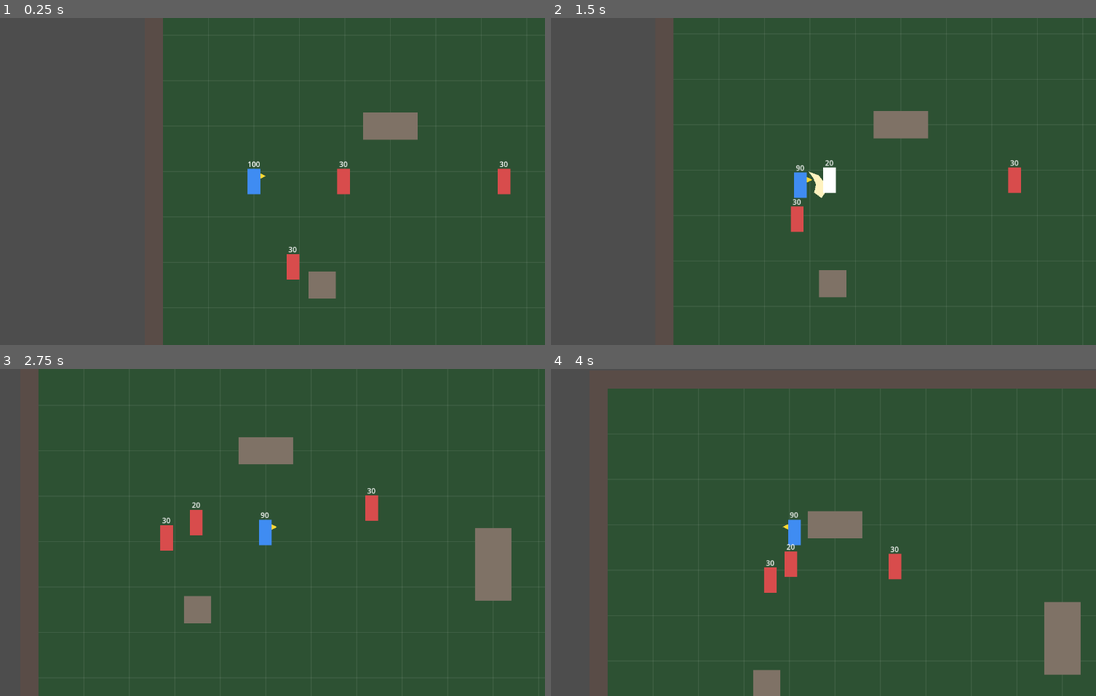
Above: before the commit, frames 1-4 (two rows, left to right).
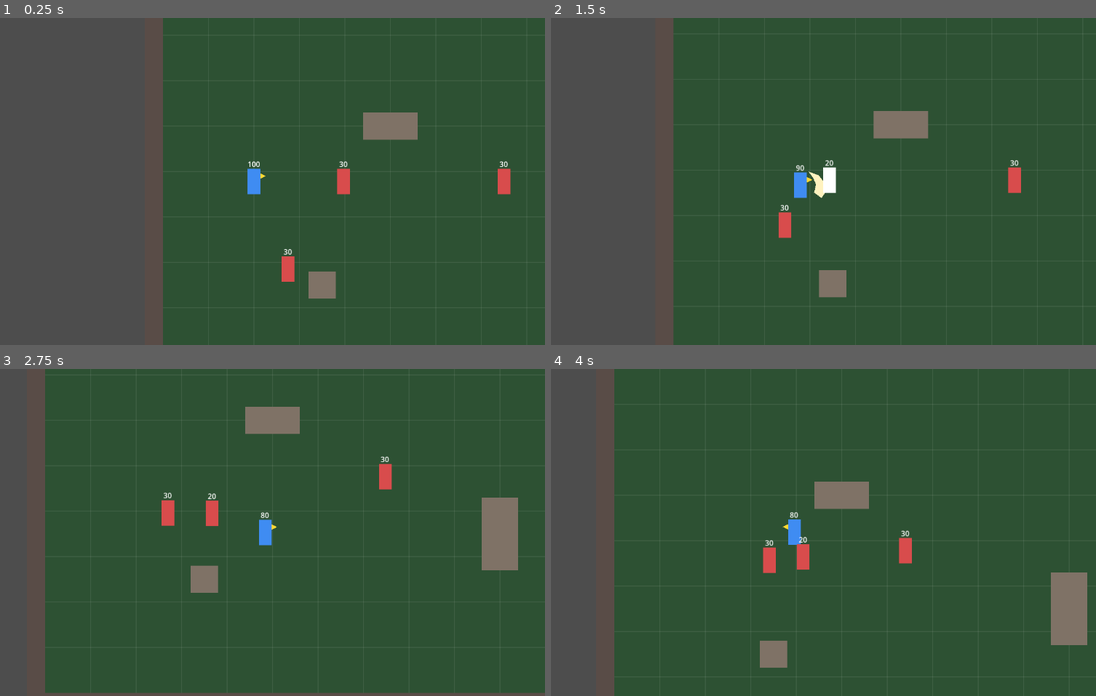
Above: after the commit, the same moments.

Repository: knc219-a11y/second-game
Game: Godot game, scene res://scenes/test_map.tscn
Same seed, same stepped clock (60 frames per second), same inputs: the game is played once before the commit and once after it.
Inputs (mouse positions are in pixels of both pictures, inside the frame that each line leads up to):
- Up to frame 1 (0.25 s): no input
- Up to frame 2 (1.5 s): move the mouse to (932, 165) at 0.52 s; hold D (move_right) 0.53-1.28 s; click (932, 165) at 0.6 s; move the mouse to (687, 197) at 1.27 s; hold S (move_down) from 1.28 s (still down); click (687, 197) at 1.35 s
- Up to frame 3 (2.75 s): move the mouse to (310, 460) at 2.02 s; release S (move_down) at 2.03 s; hold D (move_right) from 2.03 s (still down); tap Space (roll) at 2.1 s; click (310, 460) at 2.3 s
- Up to frame 4 (4 s): move the mouse to (774, 597) at 2.77 s; release D (move_right) at 2.78 s; hold W (move_up) 2.78-3.53 s; click (774, 597) at 2.85 s; move the mouse to (981, 581) at 3.52 s; hold A (move_left) from 3.53 s (still down); click (981, 581) at 3.6 s

The runs differ from the first frame. In frame 1, 0.2% of the frame differs, in the area x 51-56%, y 70-81%; in frame 2, 0.4%; in frame 3, 7.3%; in frame 4, 12%, in the area x 10-100%, y 0-100%.

Commit message:
Enemy: take the free side or queue behind instead of crowding
When a closer enemy already holds this side's spot beside the Player, an
enemy walks round (passing above/below the Player) to the other side if
nobody holds it, otherwise waits queue_spacing px behind the one ahead.

Co-Authored-By: Claude Opus 5.5 (1M context) <noreply@anthropic.com>
Claude-Session: https://claude.ai/code/session_01Kxy6rEscx6bvtehw9xb3tg

Diff:
--- a/scripts/enemy.gd
+++ b/scripts/enemy.gd
@@ -13,6 +13,12 @@
 # Max Y difference (px) that still counts as the Player's combat line.
 # The Player only attacks left/right, so the enemy must be within this to stop.
 @export var vertical_tolerance: float = 24.0
+# Crowding: if a closer enemy already holds this side's spot, take the other side
+# when it's free; if both are held, wait queue_spacing px behind the one ahead.
+@export var queue_spacing: float = 40.0
+# While switching to the far side, pass the Player this many px above/below
+# instead of walking straight into it.
+@export var cross_offset: float = 48.0
 # Knockback: slides knockback_distance px over knockback_duration s, then stops.
 @export var knockback_distance: float = 24.0
 @export var knockback_duration: float = 0.1
@@ -42,6 +48,8 @@
 var is_chasing: bool = false
 # Which side of the Player to stand on: 1 = right, -1 = left.
 var side: int = 1
+# True while walking round the Player to the free far side (see _chase).
+var is_crossing: bool = false
 var player: Node2D
 var attack_phase: AttackPhase = AttackPhase.NONE
 var attack_time: float = 0.0
@@ -64,6 +72,7 @@
 func _ready() -> void:
 	hp = max_hp
 	hp_label.text = str(hp)
+	add_to_group("enemies")
 	player = get_tree().get_first_node_in_group("player") as Node2D
 
 
@@ -106,14 +115,28 @@
 	if not is_chasing or delta <= 0.0:
 		return
 
-	# Stay on the side we're already on; directly above/below keeps the last side.
+	# Default to the side we're already on; directly above/below keeps the last side.
 	var dx := global_position.x - player.global_position.x
+	var near_side := side
 	if dx != 0.0:
-		side = 1 if dx > 0.0 else -1
+		near_side = 1 if dx > 0.0 else -1
+	# Crossing is over once level with the far spot (it then steps onto the line).
+	if is_crossing and dx * side >= stop_distance - 1.0:
+		is_crossing = false
+	# Keep going round to the far side until there, unless someone else took it.
+	if is_crossing and _count_ahead(side, INF) == 0:
+		pass
+	# Near side's spot held by a closer enemy and the far side empty: go there.
+	elif _count_ahead(near_side) > 0 and _count_ahead(-near_side, INF) == 0:
+		side = -near_side
+		is_crossing = true
+	else:
+		side = near_side
+		is_crossing = false
 	# Stopped only when on the Player's Y line and at a left/right attack distance.
 	# Lower bound (half of stop_distance) keeps it from parking right above/below the Player.
 	var on_line := absf(to_player.y) <= vertical_tolerance
-	var in_attack_range := on_line and absf(dx) <= attack_range and absf(dx) >= stop_distance * 0.5
+	var in_attack_range := not is_crossing and on_line and absf(dx) <= attack_range and absf(dx) >= stop_distance * 0.5
 	if in_attack_range and cooldown_left <= 0.0:
 		_start_attack()
 		return
@@ -121,12 +144,30 @@
 	if on_line and at_side:
 		return
 
-	# Head for the combat spot beside the Player instead of the Player itself.
-	var to_spot := player.global_position + Vector2(side * stop_distance, 0.0) - global_position
+	# Head for the combat spot beside the Player instead of the Player itself,
+	# one queue_spacing further out per enemy already ahead on this side.
+	var spot := Vector2(side * (stop_distance + _count_ahead(side) * queue_spacing), 0.0)
+	if is_crossing:
+		# Go round past the Player's top/bottom, not through it or the enemy in front.
+		spot.y = cross_offset if to_player.y <= 0.0 else -cross_offset
+	var to_spot := player.global_position + spot - global_position
 	# Capped so the last step lands on the spot instead of overshooting (no jitter).
 	var speed := minf(move_speed, to_spot.length() / delta)
 	velocity = to_spot.normalized() * speed
 	move_and_slide()
+
+
+# Other chasing enemies on side s (by their chosen side) closer to the Player
+# than this one, or than max_dist when given.
+func _count_ahead(s: int, max_dist: float = -1.0) -> int:
+	var my_dist := global_position.distance_to(player.global_position) if max_dist < 0.0 else max_dist
+	var count := 0
+	for other in get_tree().get_nodes_in_group("enemies"):
+		if other == self or not other.is_chasing or other.side != s:
+			continue
+		if other.global_position.distance_to(player.global_position) < my_dist:
+			count += 1
+	return count
 
 
 func _player_is_dead() -> bool:
